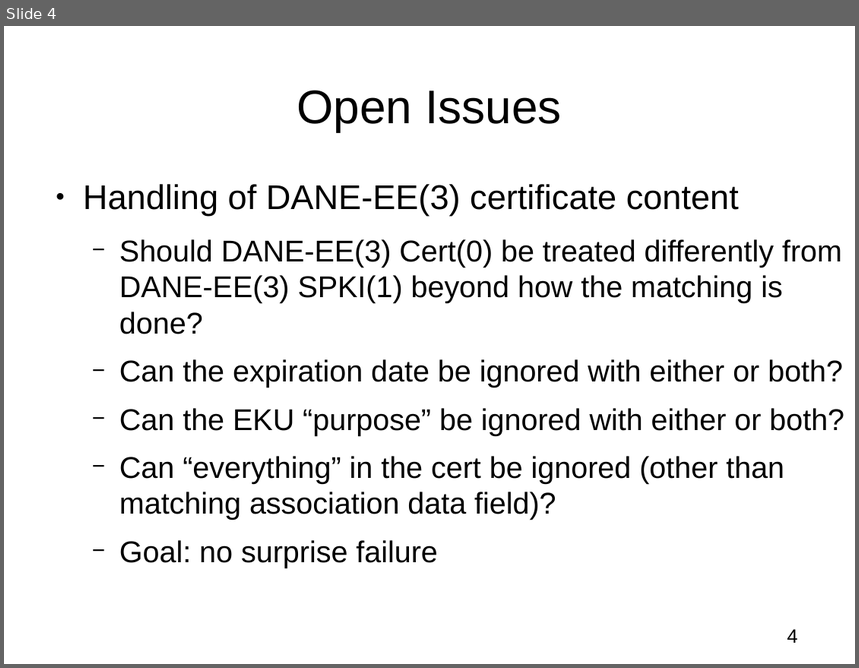
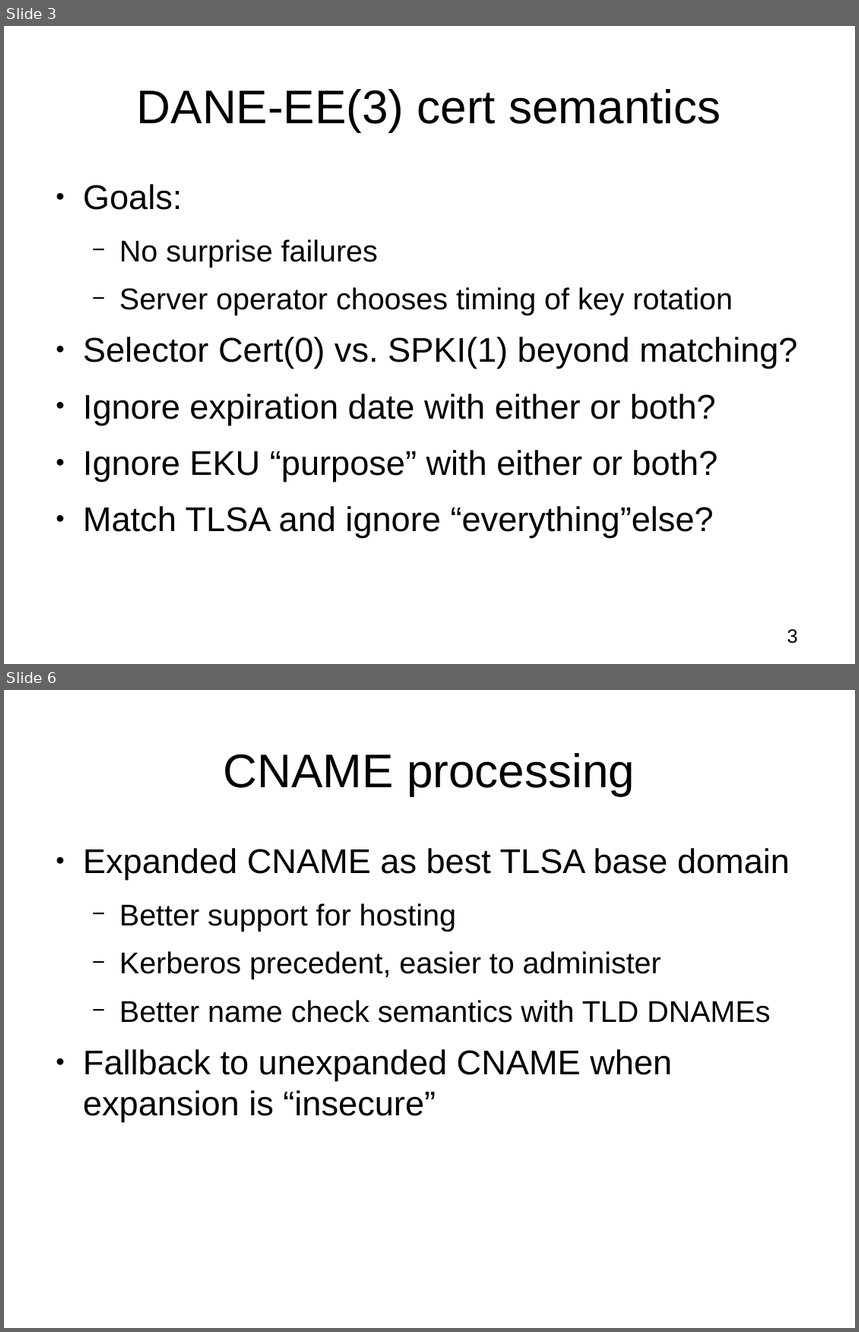
Before and after one commit to vdukhovni/ietf, a slide deck: DANE-SMTP.odp. Shown one above the other, each under a label of ours: slide 4 before the commit, slides 3 and 6 after it; the slides between them are not shown. The pictures are 859x668 and 859x1332 pixels, drawn with LibreOffice and Linux fonts; fonts in the diff are those of the drawing. Boxes give left, top, right and bottom in pixels: in the first picture for what was removed or moved away, otherwise in the second. Text is boxed around its words. In the diff, an @@ line names an element or a change of style, - is before the commit and + after.

```diff
--- a/DANE-SMTP.odp
+++ b/DANE-SMTP.odp
@@ slide 6 added at (4, 690, 855, 1328), background #FFFFFF @@
@@ title added at (224, 753, 635, 796), 44 pt, text #000000 @@
+CNAME processing
@@ text added at (83, 848, 790, 1122), 28 pt, text #000000 @@
+● Expanded CNAME as best TLSA base domain
+  − Better support for hosting
+  − Kerberos precedent, easier to administer
+  − Better name check semantics with TLD DNAMEs
+● Fallback to unexpanded CNAME when expansion is “insecure”
@@ what was slide 4 is now slide 3 @@
@@ slide 3 changed as well @@
@@ title at (137, 89, 721, 132): text changed @@
-Open Issues
+DANE-EE(3) cert semantics
@@ text at (83, 184, 797, 538): text changed; size 28 to 32 pt @@
-● Handling of DANE-EE(3) certificate content
-  − Should DANE-EE(3) Cert(0) be treated differently from DANE-EE(3) SPKI(1) beyond how the matching is done?
-  − Can the expiration date be ignored with either or both?
-  − Can the EKU “purpose” be ignored with either or both?
-  − Can “everything” in the cert be ignored (other than matching association data field)?
-  − Goal: no surprise failure
+● Goals:
+  − No surprise failures
+  − Server operator chooses timing of key rotation
+● Selector Cert(0) vs. SPKI(1) beyond matching?
+● Ignore expiration date with either or both?
+● Ignore EKU “purpose” with either or both?
+● Match TLSA and ignore “everything”else?
@@ page number at (788, 629, 798, 644): text changed @@
-4
+3
```
Also in this commit, not shown: 4 other slides changed, 2 other slides added, 2 slides removed.
